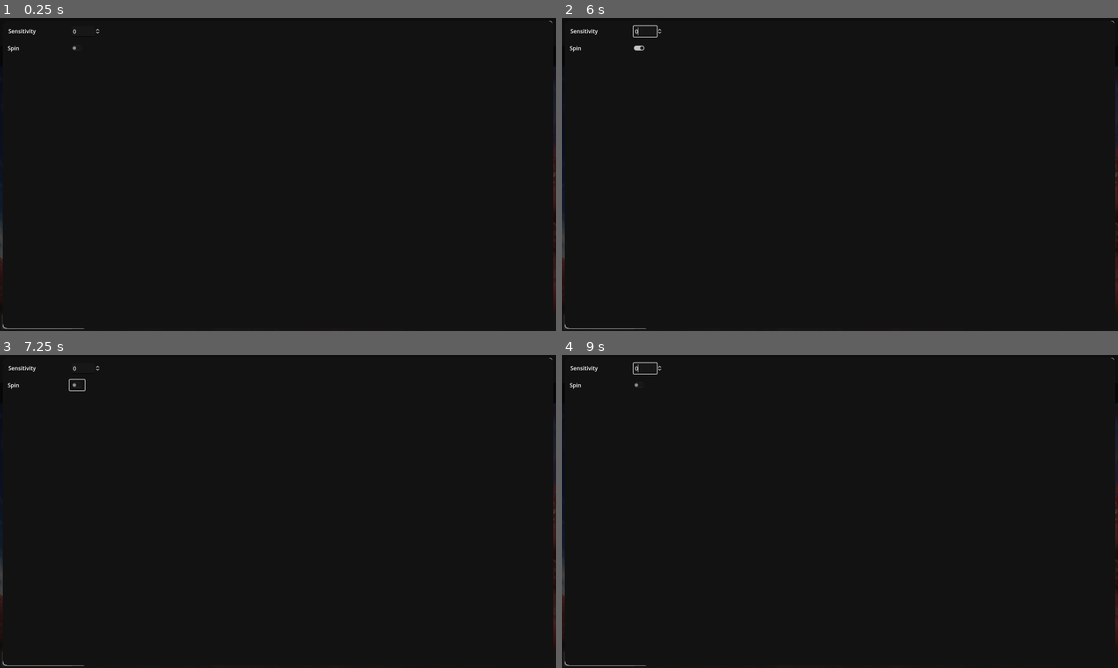
Above: before the commit, frames 1-4 (two rows, left to right).
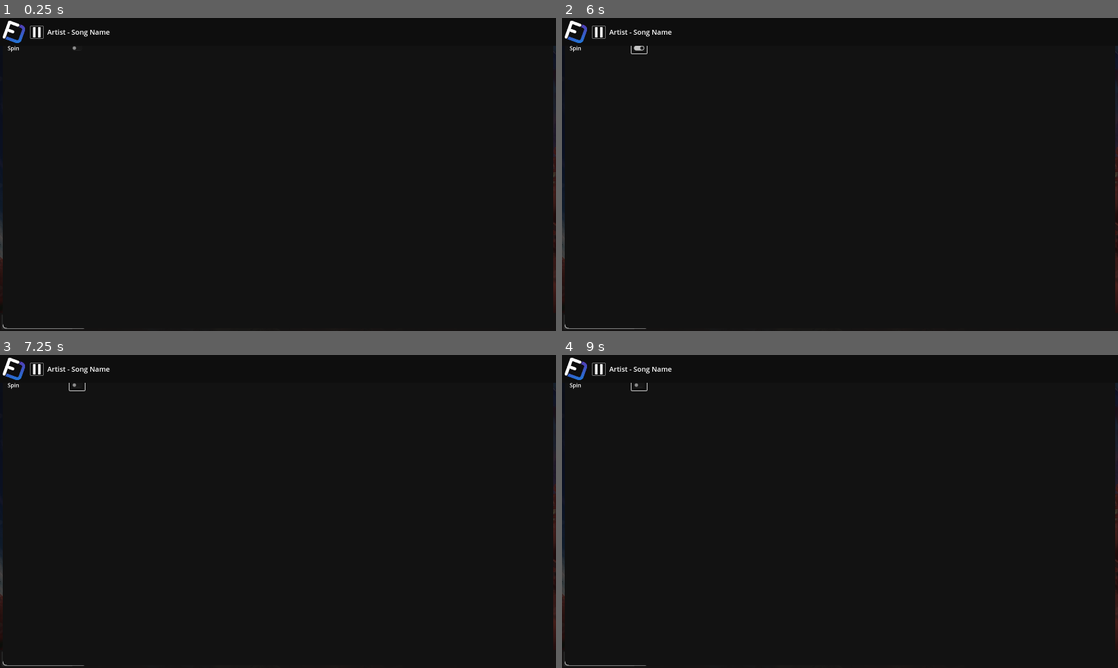
Above: after the commit, the same moments.

Repository: anthony-63/FluxV3
Game: Godot game, scene res://scenes/menu.tscn
Two runs of this game, one before a commit and one after it. Both use one fixed random seed, a clock stepped at 60 frames per second and the inputs below. This scene is started directly instead of the project's main scene.
Inputs (mouse positions are in pixels of both pictures, inside the frame that each line leads up to):
- Up to frame 1 (0.25 s): no input
- Up to frame 2 (6 s): click (600, 33) at 0.52 s; click "Play" at 1.25 s; click "Play" at 2 s; click (623, 165) at 2.75 s; click "Rate & Dist." at 3.5 s; click "Spin" at 4.25 s; click (623, 165) at 5 s; click "Rate & Dist." at 5.75 s
- Up to frame 3 (7.25 s): click "Spin" at 6.5 s
- Up to frame 4 (9 s): click (623, 502) at 7.25 s; click "Play" at 8 s; click "Rate & Dist." at 8.75 s

The runs differ from the first frame. In frame 1, 0.3% of the frame differs, in the area x 0-100%, y 0-16%; in frame 2, 0.4%; in frame 3, 0.4%; in frame 4, 0.4%.

Commit message:
music player

Diff:
--- a/scenes/menu.tscn
+++ b/scenes/menu.tscn
@@ -8,9 +8,7 @@
 [ext_resource type="Shader" path="res://shaders/blur.gdshader" id="6_nkv8a"]
 [ext_resource type="Texture2D" uid="uid://nl3ol8uiu0bg" path="res://assets/images/blank.png" id="7_bt406"]
 [ext_resource type="Texture2D" uid="uid://c0l8mfawm6f5g" path="res://assets/skins/Default/cover_placeholder.png" id="8_yvl1d"]
-
-[sub_resource type="StyleBoxFlat" id="StyleBoxFlat_jqxjy"]
-bg_color = Color(0.0562916, 0.0562916, 0.0562916, 1)
+[ext_resource type="Texture2D" uid="uid://ddj3iubybewy0" path="res://assets/skins/Default/pause_music.png" id="9_glbw7"]
 
 [sub_resource type="StyleBoxEmpty" id="StyleBoxEmpty_6xr4h"]
 
@@ -137,6 +135,45 @@
 
 [sub_resource type="StyleBoxEmpty" id="StyleBoxEmpty_j2bqa"]
 
+[sub_resource type="StyleBoxFlat" id="StyleBoxFlat_jqxjy"]
+bg_color = Color(0.0562916, 0.0562916, 0.0562916, 1)
+
+[sub_resource type="LabelSettings" id="LabelSettings_seiwh"]
+font_size = 20
+
+[sub_resource type="StyleBoxFlat" id="StyleBoxFlat_785n5"]
+bg_color = Color(0.0605303, 0.0605304, 0.0605303, 1)
+border_width_left = 1
+border_width_top = 1
+border_width_right = 1
+border_width_bottom = 1
+corner_radius_top_left = 4
+corner_radius_top_right = 4
+corner_radius_bottom_right = 4
+corner_radius_bottom_left = 4
+
+[sub_resource type="StyleBoxFlat" id="StyleBoxFlat_l3ofo"]
+bg_color = Color(0.10748, 0.10748, 0.10748, 1)
+border_width_left = 1
+border_width_top = 1
+border_width_right = 1
+border_width_bottom = 1
+corner_radius_top_left = 4
+corner_radius_top_right = 4
+corner_radius_bottom_right = 4
+corner_radius_bottom_left = 4
+
+[sub_resource type="StyleBoxFlat" id="StyleBoxFlat_6g112"]
+bg_color = Color(0.0253638, 0.0253638, 0.0253638, 1)
+border_width_left = 1
+border_width_top = 1
+border_width_right = 1
+border_width_bottom = 1
+corner_radius_top_left = 4
+corner_radius_top_right = 4
+corner_radius_bottom_right = 4
+corner_radius_bottom_left = 4
+
 [node name="Menu" type="Viewports"]
 anchors_preset = 15
 anchor_right = 1.0
@@ -163,21 +200,8 @@
 grow_vertical = 2
 color = Color(0.054902, 0.054902, 0.054902, 0.705882)
 
-[node name="TopPanel" type="Panel" parent="."]
-layout_mode = 1
-anchors_preset = 10
-anchor_right = 1.0
-offset_bottom = 80.0
-grow_horizontal = 2
-theme_override_styles/panel = SubResource("StyleBoxFlat_jqxjy")
-
-[node name="Logo" type="TextureRect" parent="TopPanel"]
-layout_mode = 1
-offset_right = 88.0
-offset_bottom = 80.0
-texture = ExtResource("2_vl1kh")
-expand_mode = 1
-stretch_mode = 4
+[node name="Music" type="AudioStreamPlayer" parent="."]
+bus = &"Music"
 
 [node name="Viewports" type="Node" parent="."]
 
@@ -185,15 +209,19 @@
 anchors_preset = 15
 anchor_right = 1.0
 anchor_bottom = 1.0
+offset_top = 80.0
 grow_horizontal = 2
 grow_vertical = 2
 
 [node name="Buttons" type="VBoxContainer" parent="Viewports/Menu"]
 layout_mode = 1
-anchors_preset = 9
-anchor_bottom = 1.0
-offset_left = 8.0
-offset_right = 329.0
+anchors_preset = 4
+anchor_top = 0.5
+anchor_bottom = 0.5
+offset_left = 16.0
+offset_top = -48.0
+offset_right = 337.0
+offset_bottom = 48.0
 grow_vertical = 2
 alignment = 1
 
@@ -244,6 +272,7 @@
 anchors_preset = 15
 anchor_right = 1.0
 anchor_bottom = 1.0
+offset_top = 80.0
 grow_horizontal = 2
 grow_vertical = 2
 
@@ -286,7 +315,7 @@
 anchor_right = 1.0
 anchor_bottom = 1.0
 offset_left = 16.0
-offset_top = 142.0
+offset_top = 63.0
 offset_right = -16.0
 offset_bottom = -60.0
 grow_horizontal = 2
@@ -299,15 +328,11 @@
 theme = SubResource("Theme_rg211")
 columns = 2
 
-[node name="Music" type="AudioStreamPlayer" parent="Viewports/Maplist"]
-bus = &"Music"
-
 [node name="Filters" type="Panel" parent="Viewports/Maplist"]
 layout_mode = 1
 anchors_preset = 10
 anchor_right = 1.0
-offset_top = 80.0
-offset_bottom = 139.0
+offset_bottom = 59.0
 grow_horizontal = 2
 theme_override_styles/panel = SubResource("StyleBoxFlat_66esq")
 
@@ -329,7 +354,6 @@
 anchors_preset = 15
 anchor_right = 1.0
 anchor_bottom = 1.0
-offset_top = 79.0
 grow_horizontal = 2
 grow_vertical = 2
 texture = ExtResource("7_bt406")
@@ -815,3 +839,52 @@
 theme_override_styles/disabled = SubResource("StyleBoxEmpty_j2bqa")
 theme_override_styles/focus = SubResource("StyleBoxEmpty_j2bqa")
 text = "X"
+
+[node name="TopPanel" type="Panel" parent="."]
+layout_mode = 1
+anchors_preset = 10
+anchor_right = 1.0
+offset_bottom = 80.0
+grow_horizontal = 2
+theme_override_styles/panel = SubResource("StyleBoxFlat_jqxjy")
+
+[node name="Logo" type="TextureRect" parent="TopPanel"]
+layout_mode = 1
+offset_right = 88.0
+offset_bottom = 80.0
+texture = ExtResource("2_vl1kh")
+expand_mode = 1
+stretch_mode = 4
+
+[node name="SongName" type="Label" parent="TopPanel"]
+layout_mode = 1
+anchors_preset = 4
+anchor_top = 0.5
+anchor_bottom = 0.5
+offset_left = 136.0
+offset_top = -14.0
+offset_right = 1023.0
+offset_bottom = 14.0
+grow_vertical = 2
+text = "Artist - Song Name"
+label_settings = SubResource("LabelSettings_seiwh")
+clip_text = true
+
+[node name="Pause" type="Button" parent="TopPanel"]
+layout_mode = 1
+anchors_preset = 4
+anchor_top = 0.5
+anchor_bottom = 0.5
+offset_left = 86.0
+offset_top = -18.0
+offset_right = 126.0
+offset_bottom = 20.0
+grow_vertical = 2
+theme_override_styles/normal = SubResource("StyleBoxFlat_785n5")
+theme_override_styles/hover = SubResource("StyleBoxFlat_l3ofo")
+theme_override_styles/pressed = SubResource("StyleBoxFlat_6g112")
+theme_override_styles/disabled = SubResource("StyleBoxFlat_785n5")
+theme_override_styles/focus = SubResource("StyleBoxFlat_785n5")
+icon = ExtResource("9_glbw7")
+icon_alignment = 1
+expand_icon = true
Binary file added: assets/skins/Default/pause_music.png
Not shown, added: assets/skins/Default/pause_music.png.import
Not shown: 1 places in scenes/menu.tscn that only renumber resources
Not shown, changed: rust/Cargo.lock
Not shown, changed: rust/Cargo.toml
Not shown, changed: rust/src/menu/maplist/container.rs
Not shown, changed: rust/src/menu/maplist/details.rs
Not shown, changed: rust/src/menu/viewports.rs
Not shown, changed: rust/src/startup.rs
